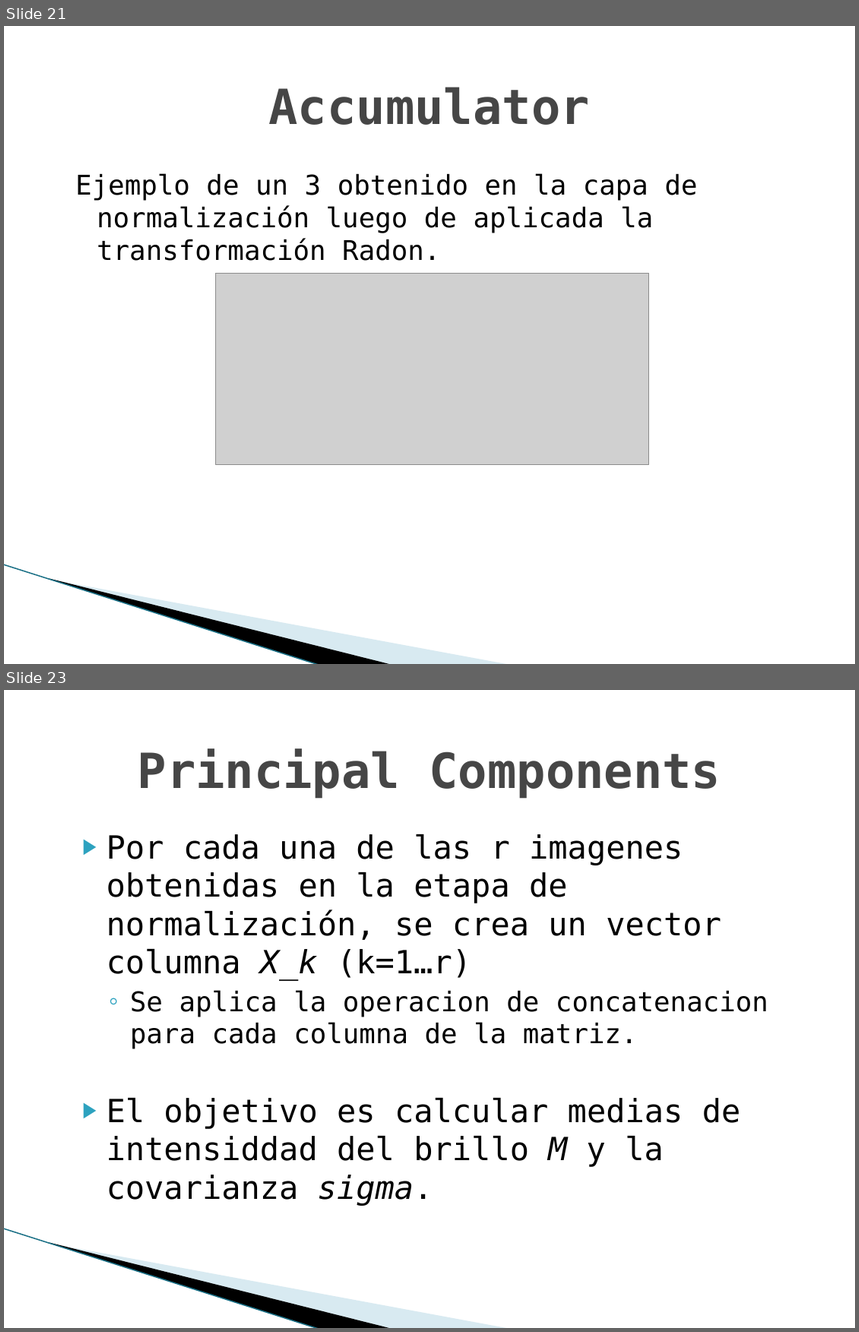
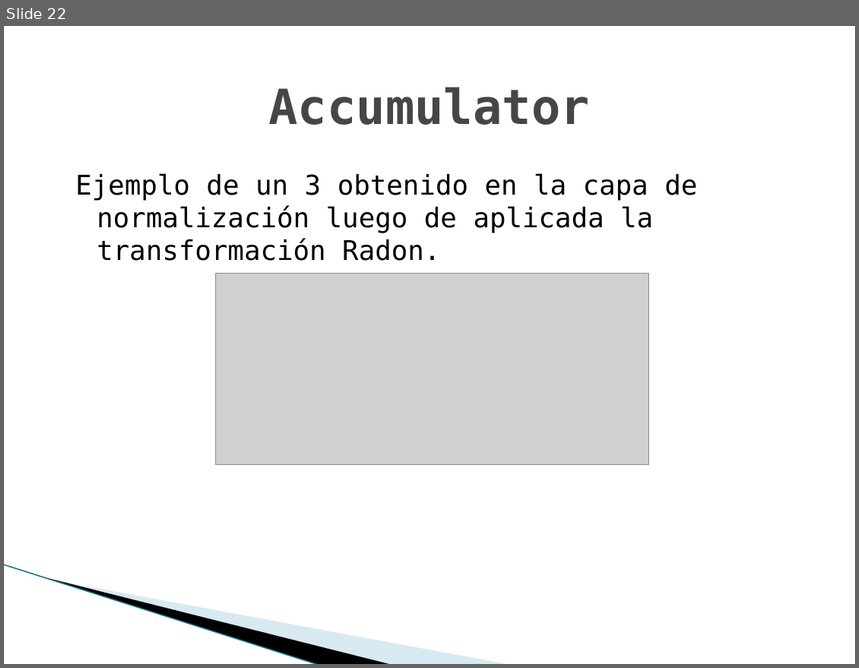
Before and after one commit to TechTinkerer42/TrabajosPracticos, a slide deck: doc/clase/presentacion.pptx. Shown one above the other, each under a label of ours: slides 21 and 23 before the commit, slide 22 after it; the slides between them are not shown. The pictures are 859x1332 and 859x668 pixels, drawn with LibreOffice and Linux fonts; fonts in the diff are those of the drawing; grey boxes stand for pictures; background and template pictures are left out. Boxes give left, top, right and bottom in pixels: in the first picture for what was removed or moved away, otherwise in the second. Text is boxed around its words. In the diff, an @@ line names an element or a change of style, - is before the commit and + after.

Commit message:
mas avanzes sobre la clase final para AA

```diff
--- a/doc/clase/presentacion.pptx
+++ b/doc/clase/presentacion.pptx
@@ slide 23 removed at box(4, 690, 855, 1328), background #FFFFFF; not listed: 3 template elements that a slide beside it also shows @@
@@ title removed at box(138, 749, 721, 798) @@
-Principal Components
@@ text removed at box(107, 834, 769, 1206) @@
-▶ Por cada una de las r imagenes obtenidas en la etapa de normalización, se crea un vector columna X_k (k=1…r)
-  ◦ Se aplica la operacion de concatenacion para cada columna de la matriz.
-▶ El objetivo es calcular medias de intensiddad del brillo M y la covarianza sigma.
@@ what was slide 21 is now slide 22 @@
```
Also in this commit, not shown: 3 slides changed, 12 slides added, 2 other slides removed, 9 other files.
